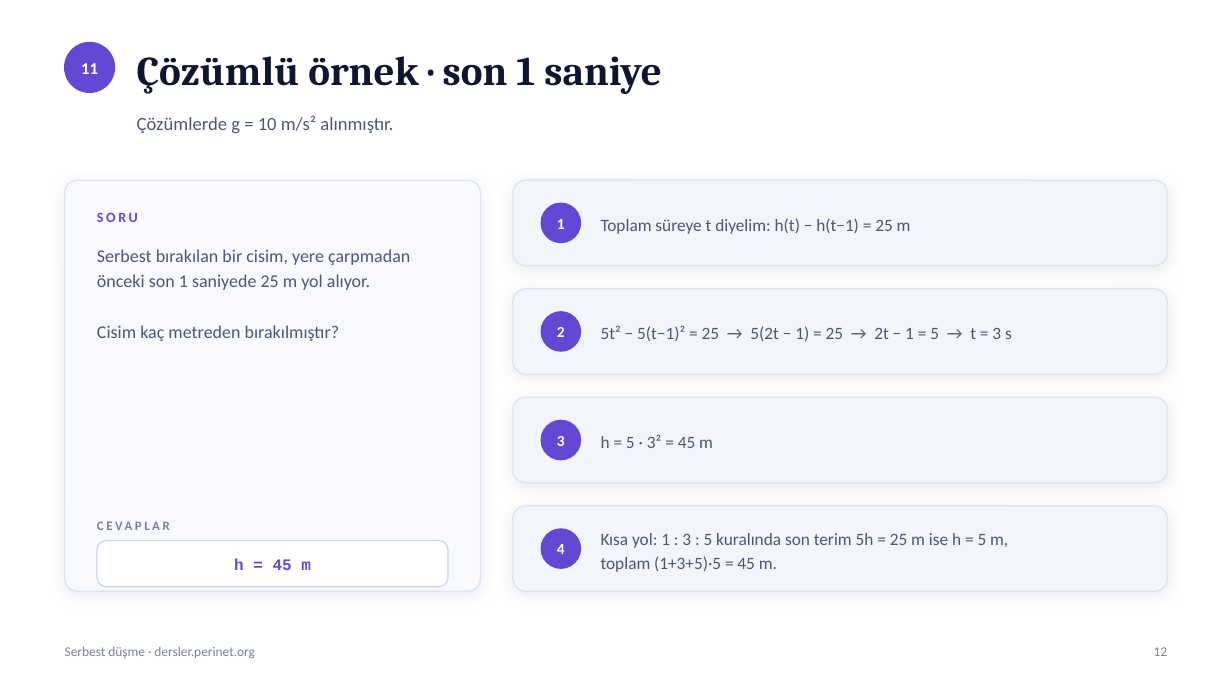
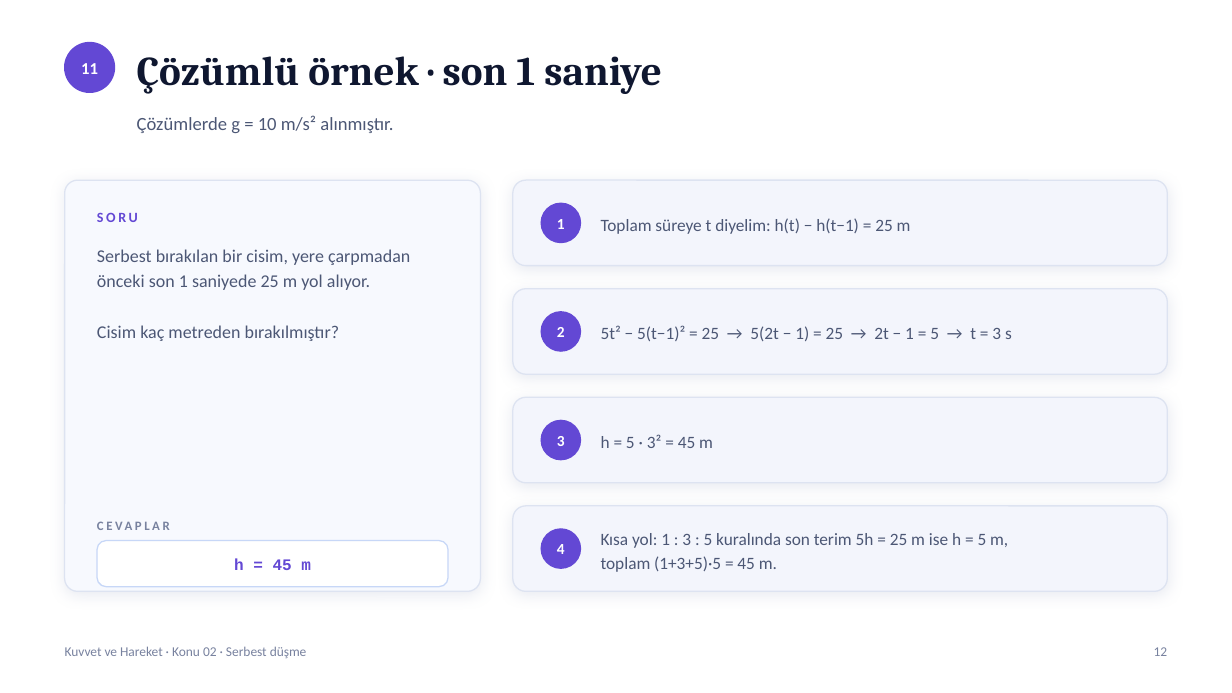
Before and after one commit to elestirmen/dersler, a slide deck: slide 12 of dist/sunum/serbest-dusme.pptx. Drawn at 1232x693 pixels with LibreOffice and Linux fonts; fonts in the diff are those of the drawing. Boxes give left, top, right and bottom in pixels: in the first picture for what was removed or moved away, otherwise in the second. Text is boxed around its words. In the diff, an @@ line names an element or a change of style, - is before the commit and + after.

```diff
--- a/dist/sunum/serbest-dusme.pptx
+++ b/dist/sunum/serbest-dusme.pptx
@@ text at [65, 646, 307, 658]: text changed @@
-Serbest düşme · dersler.perinet.org
+Kuvvet ve Hareket · Konu 02 · Serbest düşme
```
Also in this commit, not shown: 12 other slides changed, 10 other files.
